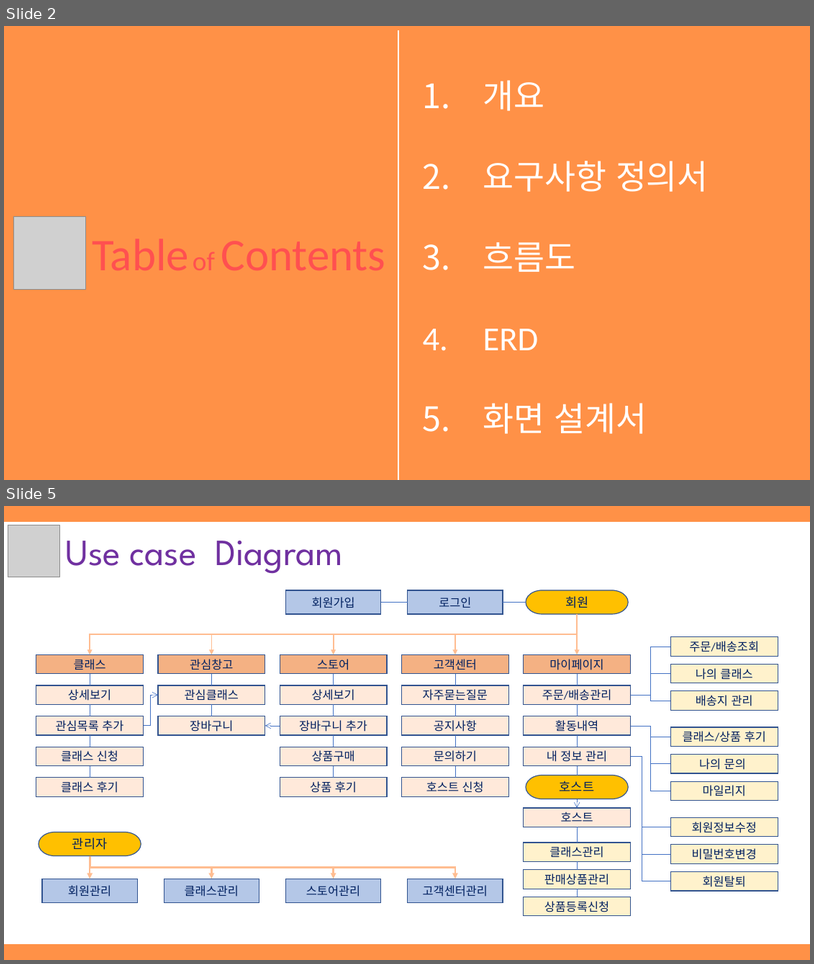
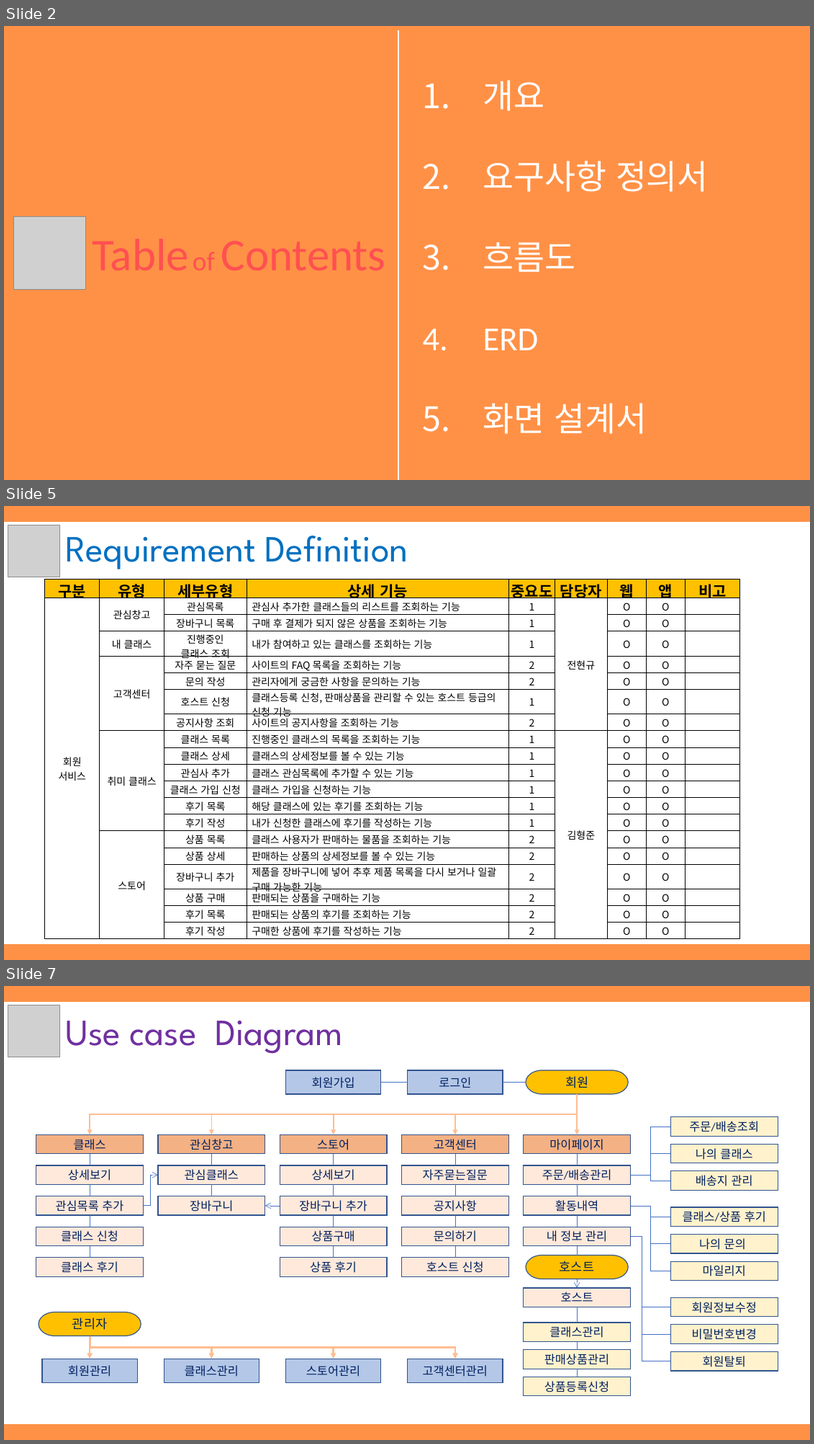
Before and after one commit to hhsw07/ezen-academy-projects, a slide deck: WebContent/발표자료/1차/3조 원데이클래스.pptx. Shown one above the other, each under a label of ours: slides 2 and 5 before the commit, slides 2, 5 and 7 after it; the slides between them are not shown. The pictures are 814x964 and 814x1444 pixels, drawn with LibreOffice and Linux fonts; fonts in the diff are those of the drawing; grey boxes stand for pictures. Boxes give left, top, right and bottom in pixels: in the first picture for what was removed or moved away, otherwise in the second. Text is boxed around its words. In the diff, an @@ line names an element or a change of style, - is before the commit and + after.

```diff
--- a/WebContent/발표자료/1차/3조 원데이클래스.pptx
+++ b/WebContent/발표자료/1차/3조 원데이클래스.pptx
@@ slide 5 added at bbox=[4, 506, 810, 960], background #FF9147 @@
@@ rectangle added at bbox=[4, 522, 810, 943], fill #FFFFFF, outline #FFFFFF 1 pt @@
@@ picture added at bbox=[8, 525, 59, 577] @@
@@ text added at bbox=[65, 536, 409, 569], 44 pt, text #0070C0 @@
+Requirement Definition
@@ table added at bbox=[45, 579, 741, 939], 20 rows, 9 columns @@
+구분 | 유형 | 세부유형 | 상세 기능 | 중요도 | 담당자 | 웹 | 앱 | 비고
+회원 / 서비스 | 관심창고 | 관심목록 | 관심사 추가한 클래스들의 리스트를 조회하는 기능 | 1 | 전현규 | O | O | 
+ |  | 장바구니 목록 | 구매 후 결제가 되지 않은 상품을 조회하는 기능 | 1 |  | O | O | 
+ | 내 클래스 | 진행중인 / 클래스 조회 | 내가 참여하고 있는 클래스를 조회하는 기능 | 1 |  | O | O | 
+ | 고객센터 | 자주 묻는 질문 | 사이트의 FAQ 목록을 조회하는 기능 | 2 |  | O | O | 
+ |  | 문의 작성 | 관리자에게 궁금한 사항을 문의하는 기능 | 2 |  | O | O | 
+ |  | 호스트 신청 | 클래스등록 신청, 판매상품을 관리할 수 있는 호스트 등급의 신청 기능 | 1 |  | O | O | 
+ |  | 공지사항 조회 | 사이트의 공지사항을 조회하는 기능 | 2 |  | O | O | 
+ | 취미 클래스 | 클래스 목록 | 진행중인 클래스의 목록을 조회하는 기능 | 1 | 김형준 | O | O | 
+ |  | 클래스 상세 | 클래스의 상세정보를 볼 수 있는 기능 | 1 |  | O | O | 
+ |  | 관심사 추가 | 클래스 관심목록에 추가할 수 있는 기능 | 1 |  | O | O | 
+ |  | 클래스 가입 신청 | 클래스 가입을 신청하는 기능 | 1 |  | O | O | 
+ |  | 후기 목록 | 해당 클래스에 있는 후기를 조회하는 기능 | 1 |  | O | O | 
+ |  | 후기 작성 | 내가 신청한 클래스에 후기를 작성하는 기능 | 1 |  | O | O | 
+ | 스토어 | 상품 목록 | 클래스 사용자가 판매하는 물품을 조회하는 기능 | 2 |  | O | O | 
+ |  | 상품 상세 | 판매하는 상품의 상세정보를 볼 수 있는 기능 | 2 |  | O | O | 
+ |  | 장바구니 추가 | 제품을 장바구니에 넣어 추후 제품 목록을 다시 보거나 일괄 구매 가능한 기능 | 2 |  | O | O | 
+ |  | 상품 구매 | 판매되는 상품을 구매하는 기능 | 2 |  | O | O | 
+ |  | 후기 목록 | 판매되는 상품의 후기를 조회하는 기능 | 2 |  | O | O | 
+ |  | 후기 작성 | 구매한 상품에 후기를 작성하는 기능 | 2 |  | O | O | 
@@ what was slide 5 is now slide 7 @@
```
Also in this commit, not shown: 2 slides changed, 3 other slides added, 1 slide removed, 2 other files.
